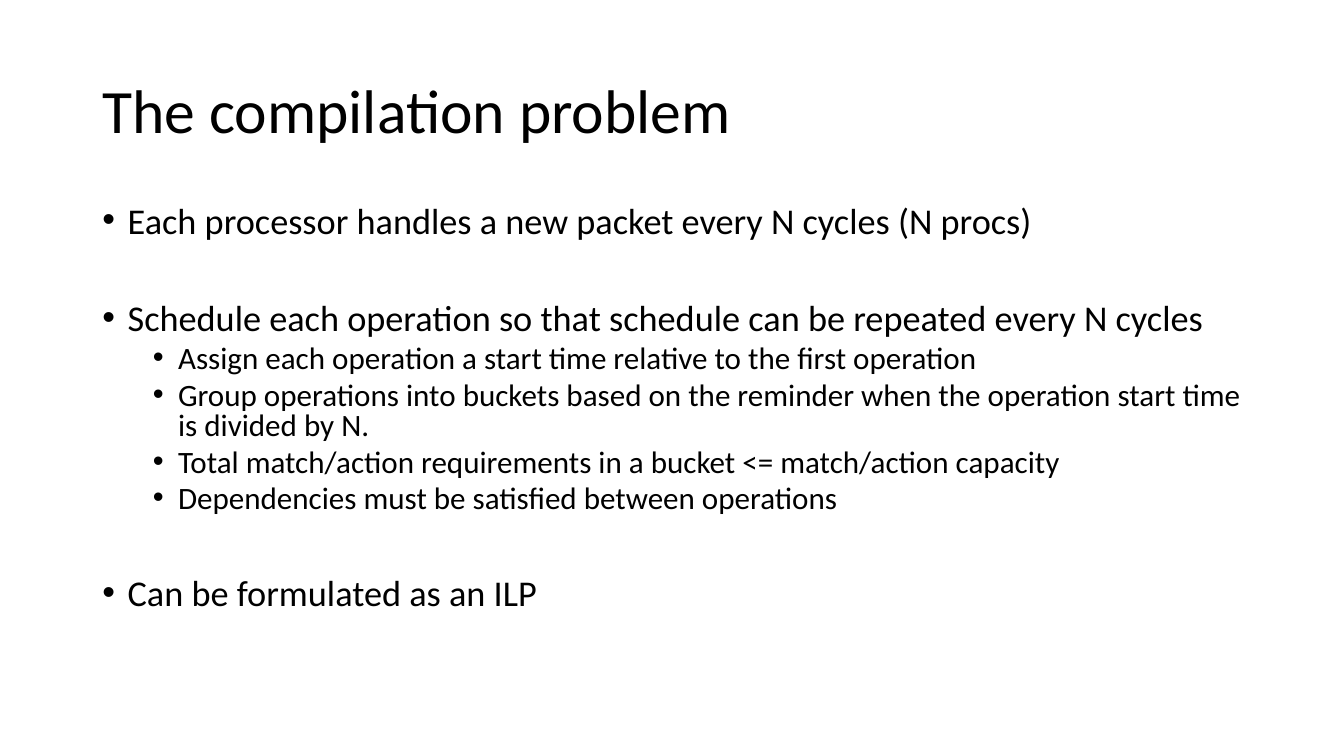
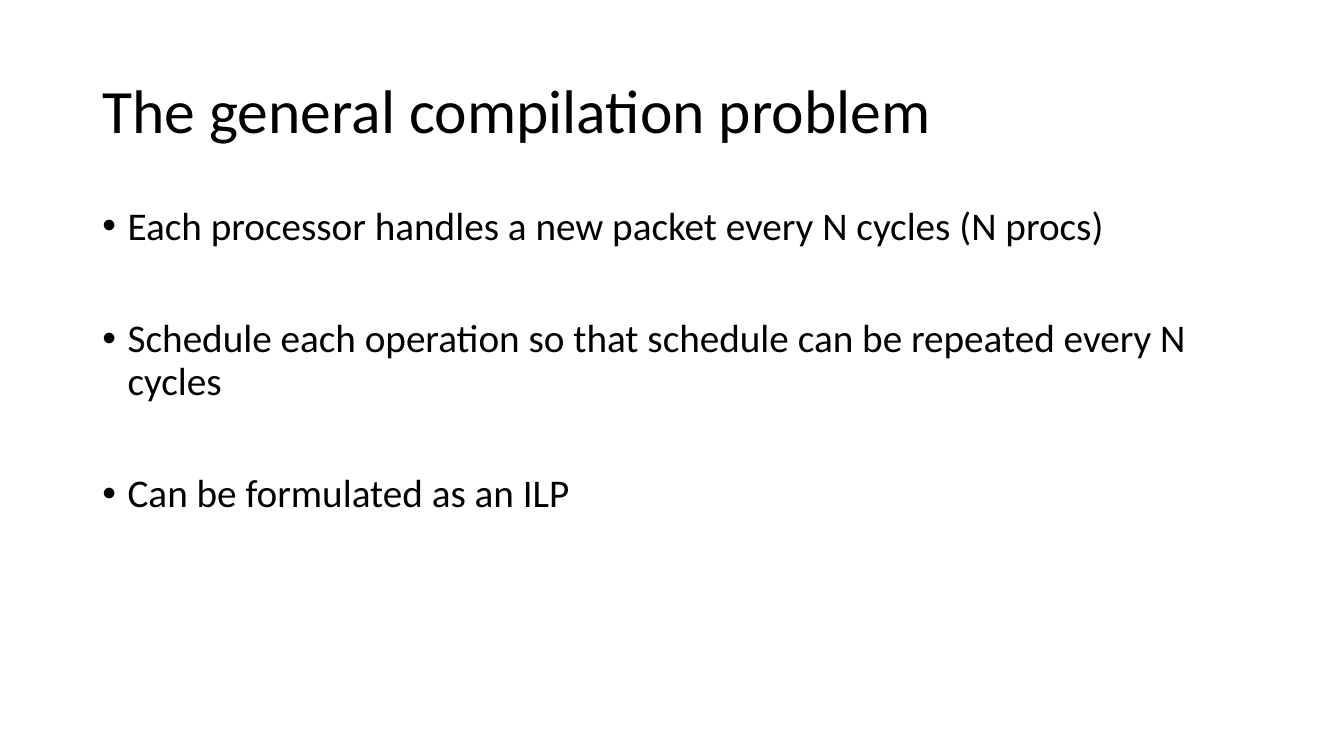
Before and after one commit to anirudhSK/drmt_talk, a slide deck: slide 18 of drmt.pptx (slide 9 before the commit). Drawn at 1344x756 pixels with LibreOffice and Linux fonts; fonts in the diff are those of the drawing. Boxes give left, top, right and bottom in pixels: in the first picture for what was removed or moved away, otherwise in the second. Text is boxed around its words. In the diff, an @@ line names an element or a change of style, - is before the commit and + after.

```diff
--- a/drmt.pptx
+++ b/drmt.pptx
@@ title at <box>102,90,930,144</box>: text changed @@
-The compilation problem
+The general compilation problem
@@ text "Each processor handles a new ..." at <box>128,211,1185,508</box>: size 25.9 to 28 pt; line spacing 0.8 to 0.9 @@
@@ text at <box>178,347,1241,514</box>: paragraphs removed @@
-  • Assign each operation a start time relative to the first operation
-  • Group operations into buckets based on the reminder when the operation start time is divided by N.
-  • Total match/action requirements in a bucket <= match/action capacity
-  • Dependencies must be satisfied between operations
```
Also in this commit, not shown: 3 other slides changed, 1 slide added.
